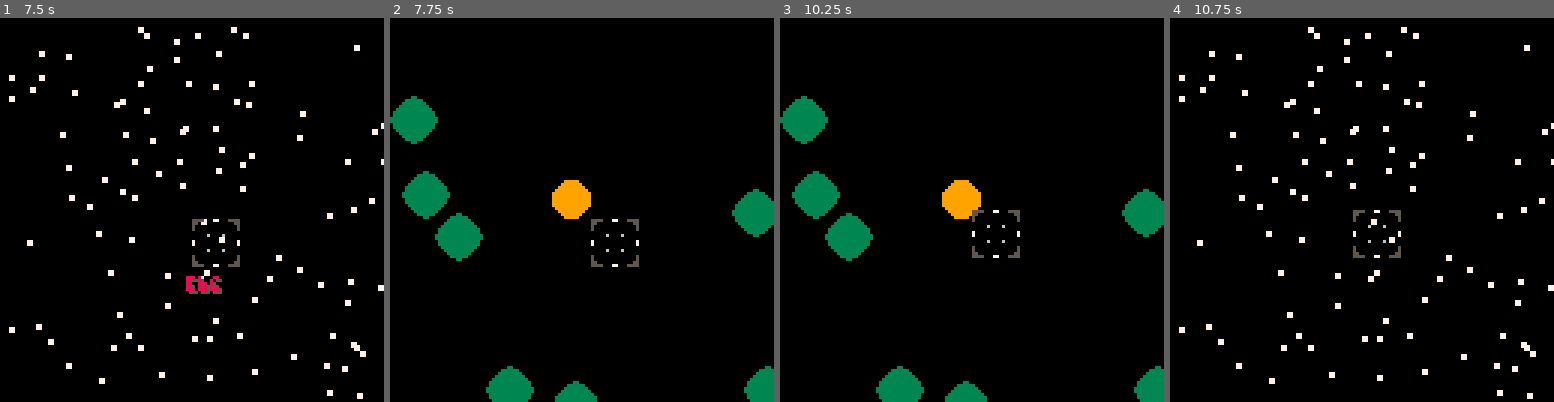
Above: before the commit, frames 1-4 (left to right).
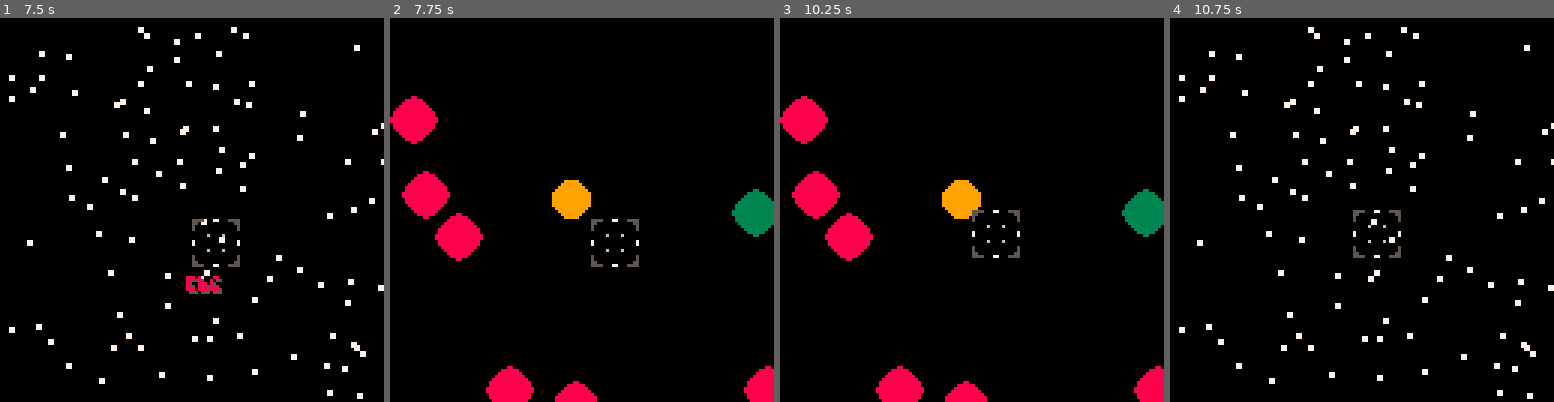
Above: after the commit, the same moments.

Repository: jeffcampbell/Pico-8-Games
Game: PICO-8 cartridge fermi/fermi.p8
The game is run twice, just before and just after one commit, with the same random seed, the same clock (stepped at 60 frames per second) and the same inputs.
Inputs:
- Up to frame 1 (7.5 s): tap O (Z key) at 0.33, 0.7, 1.43, 2.22, 3.1, 3.98, 4.87, 5.75, 6.63 s; tap X (X key) at 1.07, 2.07, 2.4, 2.73, 3.07, 3.4, 3.73, 4.07, 4.4, 4.73, 5.07, 5.4, 5.73, 6.07, 6.4, 6.73, 7.07, 7.4 s; hold Left 1.97-2.37 s; hold Down 2.42-2.82 s; hold Right 2.87-3.53 s; hold Up 3.58-4.08 s; hold Right 4.13-4.53 s; hold Down 4.58-5.08 s; hold Left 5.13-5.8 s; hold Up 5.85-6.18 s; hold Left 6.23-6.63 s; hold Down 6.68-7.08 s; hold Right from 7.13 s (still down)
- Up to frame 2 (7.75 s): keep holding Right; tap O (Z key) at 7.52 s; tap X (X key) at 7.73 s
- Up to frame 3 (10.25 s): release Right at 7.8 s; hold Up 7.85-8.35 s; tap X (X key) every 0.33 s from 8.07 to 10.07 s; hold Right 8.4-8.8 s; tap O (Z key) at 8.4, 9.28, 10.17 s; hold Down 8.85-9.35 s; hold Left 9.4-10.07 s; hold Up from 10.12 s (still down)
- Up to frame 4 (10.75 s): tap X (X key) at 10.4, 10.73 s; release Up at 10.45 s; hold Left from 10.5 s (still down)

Frame 1 is identical in both runs. In frame 2, 4.8% of the frame differs, in the area x 0-100%, y 20-100%; in frame 3, 4.8%; in frame 4, nothing differs.

Commit message:
got it working yay

Diff:
--- a/fermi/fermi.p8
+++ b/fermi/fermi.p8
@@ -33,11 +33,16 @@
    system.state=1
    if (btnp(4)) then
     zoomstate=1
+    system.planetdetail=1
     zoomdetails=system
    end
   else
    system.state=0
   end
+  if (btn(5)) then
+   zoomstate=0
+   system.planetdetail=0
+  end
  end
 end
 
@@ -72,6 +77,7 @@
 
 --state machine
 o.state=0
+o.planetdetail=0
 
 --makes name scrolling work
 o.namecount=10
@@ -126,7 +132,7 @@
 
   local name=test
   local sx=0
-  local sy=32
+  local sy=48
   local posx=flr(rnd(128))
   local posy=flr(rnd(128))
 
@@ -142,7 +148,7 @@
 end
 
 o.planetdraw=function(o)
- if (zoomstate==1 and o.state==1) then
+ if (zoomstate==1 and o.planetdetail==1) then
   for planet in all(o.habitable) do
    sspr(planet.sx,planet.sy,16,16,planet.posx,planet.posy)
   end
@@ -243,9 +249,6 @@
  systems.create()
  systems.update()
  scopes.update()
- if (btn(5)) then
-  zoomstate=0
- end
 end
 
 function _draw()
